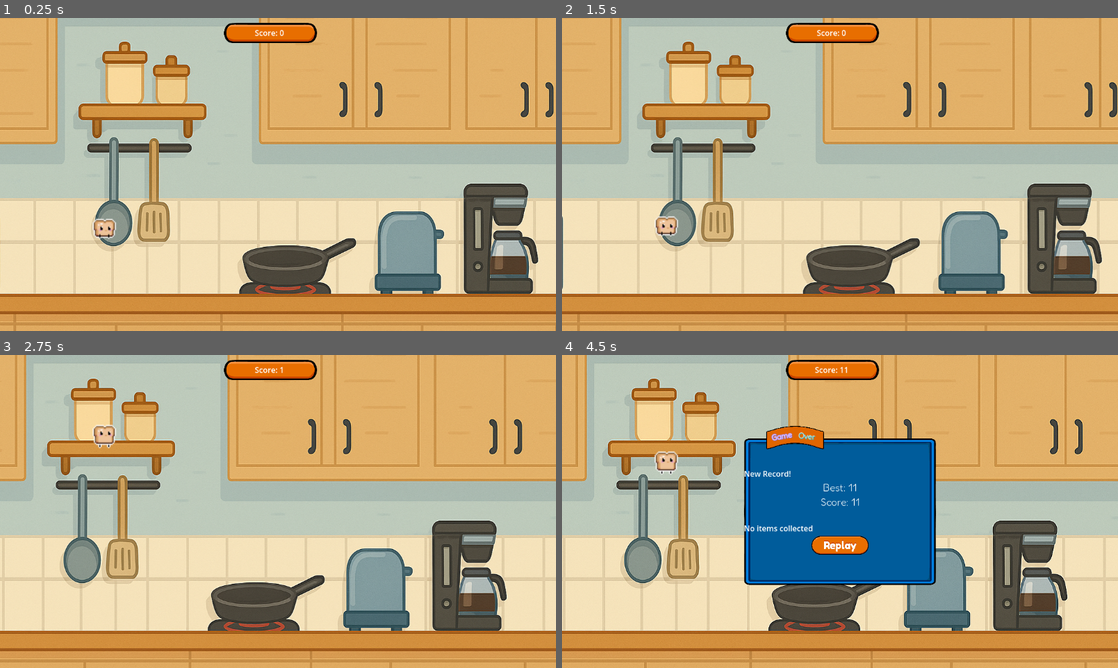
Above: before the commit, frames 1-4 (two rows, left to right).
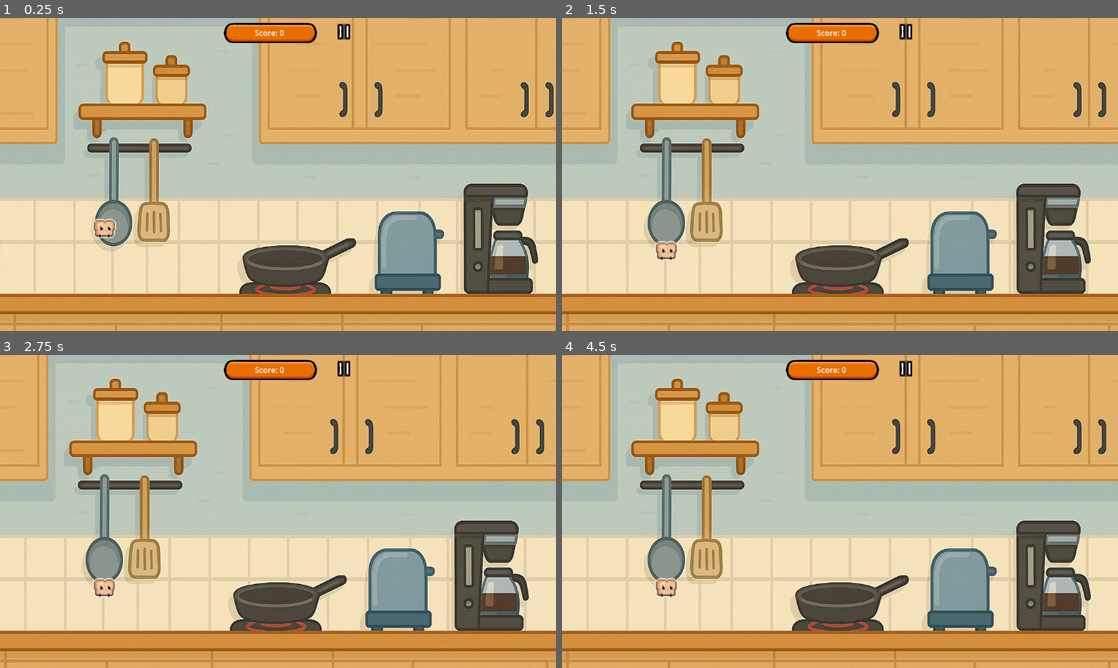
Above: after the commit, the same moments.

Repository: DadImScared/toasty
Game: Godot game, scene res://main.tscn
The game is run twice, just before and just after one commit, with the same random seed, the same clock (stepped at 60 frames per second) and the same inputs.
Inputs (mouse positions are in pixels of both pictures, inside the frame that each line leads up to):
- Up to frame 1 (0.25 s): no input
- Up to frame 2 (1.5 s): click (906, 30) at 0.52 s; tap Enter (ui_accept) at 1.25 s; move the mouse to (962, 158) at 1.27 s; hold Right (ui_right) from 1.28 s (still down); hold Enter (ui_accept) from 1.28 s (still down)
- Up to frame 3 (2.75 s): click (400, 495) at 1.52 s; click (400, 495) at 1.55 s; click (400, 495) at 1.82 s; move the mouse to (166, 527) at 2.02 s; release Right (ui_right) at 2.03 s; release Enter (ui_accept) at 2.03 s; hold Down (ui_down) from 2.03 s (still down); click (166, 527) at 2.1 s; click (166, 527) at 2.27 s; tap Enter (ui_accept) at 2.3 s; click (166, 527) at 2.57 s
- Up to frame 4 (4.5 s): move the mouse to (895, 442) at 2.77 s; release Down (ui_down) at 2.78 s; hold Right (ui_right) 2.78-3.53 s; hold Enter (ui_accept) 2.78-3.53 s; click (895, 442) at 3.05 s; move the mouse to (812, 574) at 3.52 s; hold Up (ui_up) 3.53-4.28 s; tap Enter (ui_accept) at 3.6 s; click (812, 574) at 3.67 s; click (812, 574) at 3.77 s; click (812, 574) at 4.07 s; move the mouse to (1006, 558) at 4.27 s; press the mouse at (1006, 558) at 4.28 s; hold Left (ui_left) from 4.28 s (still down)

The runs differ from the first frame. In frame 1, 0.1% of the frame differs, in the area x 60-63%, y 1-7%; in frame 2, 16%; in frame 3, 23%; in frame 4, 38%, in the area x 0-99%, y 0-100%.

Commit message:
remove auto restart

Diff:
--- a/Toasty/toasty.gd
+++ b/Toasty/toasty.gd
@@ -8,12 +8,14 @@
 @onready var animated_sprite = $AnimatedSprite2D
 
 func _physics_process(delta):
+	# Don't process input if the mouse is over UI
+	if get_viewport().gui_get_hovered_control() == null:
+		if Input.is_action_just_pressed("jump"):
+			velocity.y = jump_force
+
 	velocity.y += gravity * delta
 	velocity.y *= air_resistance
 	velocity.y = min(velocity.y, max_fall_speed)
-
-	if Input.is_action_just_pressed("jump"):
-		velocity.y = jump_force
 
 	move_and_slide()
 	update_animation()
--- a/UI/GameOver/game_over_ui.gd
+++ b/UI/GameOver/game_over_ui.gd
@@ -9,6 +9,10 @@
 @onready var game_title = $Panel/Control/GameOverTitle
 @onready var over_title = $Panel/Control/GameOverTitle2
 
+var auto_restart_timer: float = 3.0
+var countdown_label: Label
+var is_auto_restarting: bool = false
+
 func _ready():
 	# Setup for proper layering and input
 	z_index = 1000
@@ -39,6 +43,9 @@
 	# Show collectible stats
 	setup_collectible_display(collectible_stats)
 
+	# Add countdown label
+	create_countdown_label()
+
 	# Make visible
 	visible = true
 	modulate = Color.WHITE
@@ -46,6 +53,38 @@
 
 	# Start neon effect
 	call_deferred("start_neon_effect")
+
+	# Start auto-restart countdown
+	is_auto_restarting = true
+	auto_restart_timer = 3.0
+	start_auto_restart_countdown()
+
+func create_countdown_label():
+	"""Create countdown display"""
+	countdown_label = Label.new()
+	#countdown_label.text = "Auto-restart in 3..."
+	countdown_label.horizontal_alignment = HORIZONTAL_ALIGNMENT_CENTER
+	countdown_label.add_theme_font_size_override("font_size", 18)
+	countdown_label.add_theme_color_override("font_color", Color(0.8, 0.8, 0.8, 1))
+
+	# Add to the UI (after collectibles container)
+	var vbox = collectibles_container.get_parent()
+	vbox.add_child(countdown_label)
+	vbox.move_child(countdown_label, vbox.get_child_count() - 2)  # Before retry button
+
+func start_auto_restart_countdown():
+	"""Start the 3-second countdown"""
+	while auto_restart_timer > 0 and is_auto_restarting:
+		#if countdown_label:
+			#countdown_label.text = "Auto-restart in " + str(ceil(auto_restart_timer)) + "..."
+
+		await get_tree().create_timer(0.1).timeout
+		auto_restart_timer -= 0.1
+
+	# Auto-restart if not manually interrupted
+	if is_auto_restarting:
+		print("⏰ AUTO-RESTART TRIGGERED!")
+		#restart_game()
 
 func setup_collectible_display(stats: Dictionary):
 	"""Setup collectible icons and counts"""
@@ -61,7 +100,7 @@
 		return
 
 	# Set grid columns
-	collectibles_container.columns = 2
+	collectibles_container.columns = 6
 
 	# Add each collectible
 	for item_name in stats:
@@ -149,6 +188,21 @@
 		restart_game()
 
 func _input(event):
-	"""Handle mobile touch - tap anywhere to restart"""
-	if visible and event is InputEventScreenTouch and event.pressed:
-		restart_game()
+	"""Handle input - spacebar, mobile touch, or any key to restart"""
+	if not visible:
+		return
+
+	# Spacebar to restart
+	if event.is_action_pressed("ui_accept") or event.is_action_pressed("jump"):
+		restart_game()
+		return
+
+	# Any key to restart (for convenience)
+	if event is InputEventKey and event.pressed:
+		print("🎮 Key pressed: ", event.keycode, " - Restarting!")
+		restart_game()
+		return
+
+	# Mobile touch to restart
+	if event is InputEventScreenTouch and event.pressed:
+		restart_game()
--- a/UI/GameOver/game_over_ui.tscn
+++ b/UI/GameOver/game_over_ui.tscn
@@ -108,9 +108,11 @@
 [node name="CollectiblesContainer" type="GridContainer" parent="Panel/VBoxContainer"]
 custom_minimum_size = Vector2(20, 20)
 layout_mode = 2
+size_flags_horizontal = 4
+size_flags_vertical = 4
 theme_override_constants/h_separation = 15
 theme_override_constants/v_separation = 15
-columns = 3
+columns = 4
 
 [node name="HBoxContainer" type="HBoxContainer" parent="Panel/VBoxContainer"]
 clip_contents = true
--- a/main.gd
+++ b/main.gd
@@ -6,10 +6,10 @@
 @onready var ui = $UI
 
 # Spawning variables
-@export var collectible_spawn_rate = 2.0  # seconds between collectible spawns
-@export var knife_spawn_rate = 4.0  # seconds between knife spawns (start easier)
-@export var scroll_speed = 100  # Should match your background scroll speed
-@export var knife_speed_multiplier = 1.5  # Knives move 50% faster
+@export var collectible_spawn_rate = 1.0  # seconds between collectible spawns
+@export var knife_spawn_rate = 1.0  # seconds between knife spawns (start easier)
+@export var scroll_speed = 150  # Should match your background scroll speed
+@export var knife_speed_multiplier = 1.4  # Knives move 50% faster
 
 # Track world position (since background scrolls)
 var world_distance = 0.0
@@ -131,3 +131,7 @@
 	"""Handle retry button - GameOverUI will be cleaned up automatically when scene reloads"""
 	print("Retry pressed - restarting game")
 	# GameManager.restart_game() will reload the scene, cleaning up the GameOverUI
+
+
+func _on_pause_pressed() -> void:
+	get_tree().paused = !get_tree().paused
--- a/main.tscn
+++ b/main.tscn
@@ -1,9 +1,10 @@
-[gd_scene load_steps=5 format=3 uid="uid://ild26gk6jakr"]
+[gd_scene load_steps=6 format=3 uid="uid://ild26gk6jakr"]
 
 [ext_resource type="Texture2D" uid="uid://dn1o1asep8uim" path="res://Assets/Backgrounds/Level1/toasy background 2.2.png" id="1_0xm2m"]
 [ext_resource type="Script" uid="uid://jo26thdef4lk" path="res://main.gd" id="1_h2yge"]
 [ext_resource type="PackedScene" uid="uid://dwswaaopggu0m" path="res://Toasty/toasty.tscn" id="1_ig7tw"]
 [ext_resource type="PackedScene" uid="uid://fyqal2wqh568" path="res://UI/ScoreBoard/score_board.tscn" id="4_1bvp3"]
+[ext_resource type="Texture2D" uid="uid://cuvkebl5d2f0l" path="res://Assets/UI/Icon_Small_Blank_Pause.png" id="5_lquwl"]
 
 [node name="Main" type="Node2D"]
 script = ExtResource("1_h2yge")
@@ -30,4 +31,17 @@
 offset_right = 464.0
 offset_bottom = 10.0
 
+[node name="Pause" type="Button" parent="UI"]
+process_mode = 3
+offset_left = 699.0
+offset_top = 12.0
+offset_right = 812.0
+offset_bottom = 148.0
+scale = Vector2(0.24193, 0.24193)
+focus_mode = 0
+mouse_default_cursor_shape = 2
+icon = ExtResource("5_lquwl")
+
 [node name="Camera2D" type="Camera2D" parent="."]
+
+[connection signal="pressed" from="UI/Pause" to="." method="_on_pause_pressed"]
